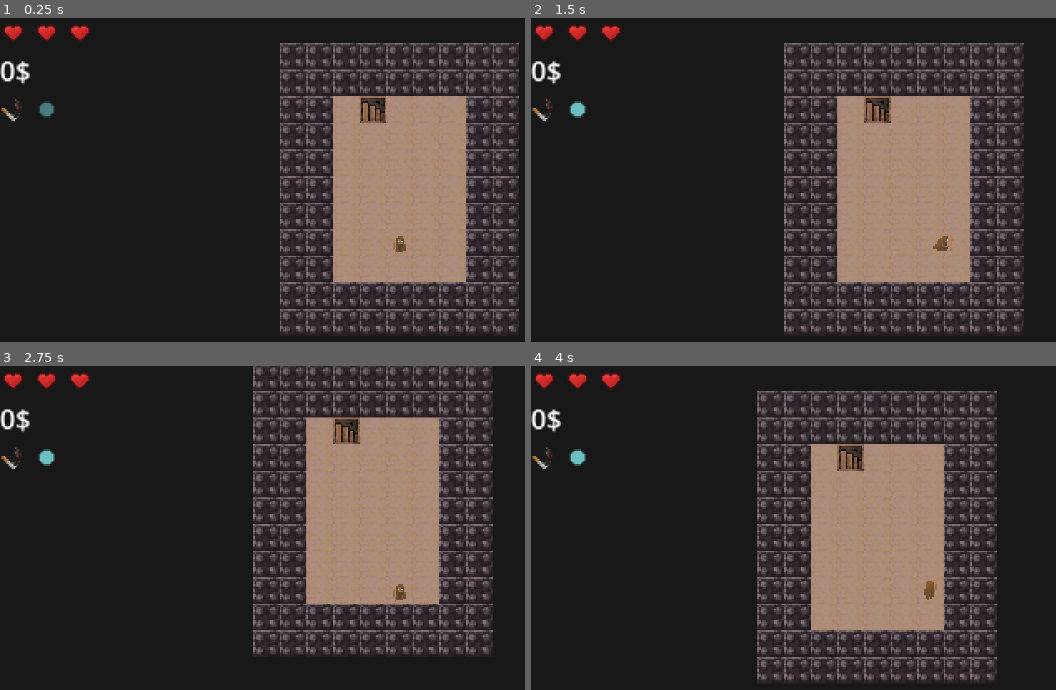
Above: before the commit, frames 1-4 (two rows, left to right).
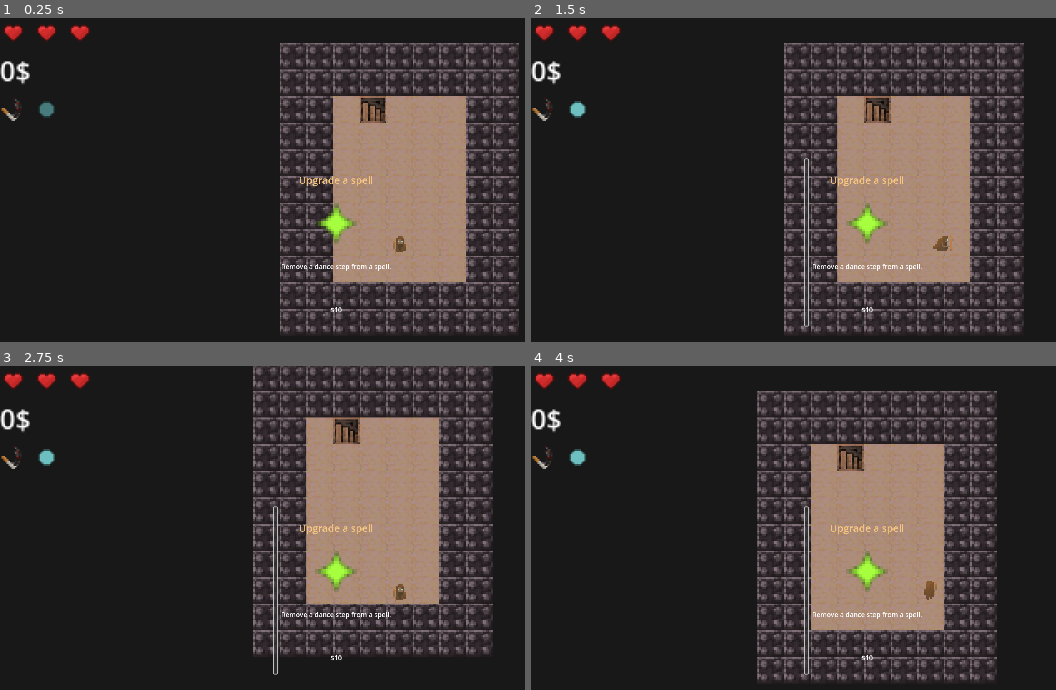
Above: after the commit, the same moments.

Repository: beppep/newDanceMage
Game: Godot game, scene res://main scene.tscn
The game is run twice, just before and just after one commit, with the same random seed, the same clock (stepped at 60 frames per second) and the same inputs.
Inputs (mouse positions are in pixels of both pictures, inside the frame that each line leads up to):
- Up to frame 1 (0.25 s): no input
- Up to frame 2 (1.5 s): click (804, 241) at 0.52 s; tap Enter at 1.25 s; hold Right (move_right) from 1.28 s (still down); tap Space (move_nowhere) at 1.35 s
- Up to frame 3 (2.75 s): tap Space (move_nowhere) at 2, 2.1 s; release Right (move_right) at 2.03 s; hold S (move_down) from 2.03 s (still down)
- Up to frame 4 (4 s): tap Enter at 2.75 s; release S (move_down) at 2.78 s; hold Right (move_right) 2.78-3.53 s; tap Space (move_nowhere) at 2.85, 3.5, 3.6 s; hold W (move_up) from 3.53 s (still down)

The runs differ from the first frame. In frame 1, 0.7% of the frame differs, in the area x 53-75%, y 48-91%; in frame 2, 0.9%; in frame 3, 0.9%, in the area x 52-75%, y 43-96%; in frame 4, 0.9%.

Commit message:
add upgrade spell

Diff:
--- a/main_ui.gd
+++ b/main_ui.gd
@@ -3,6 +3,7 @@
 @onready var player: Player = $"/root/World/Units/Player"
 @onready var health_container := $VBoxContainer/Health
 @onready var spell_container := $VBoxContainer/Spells
+@onready var upgrade_button := $Shop/UpgradeButton
 
 @onready var spell_card_scene := preload("res://scenes/spell_card.tscn")
 
@@ -15,6 +16,8 @@
 
 var arrow_textures
 var dark_arrow_textures
+
+var upgrade_cost = 10
 
 
 # Called when the node enters the scene tree for the first time.
@@ -53,6 +56,11 @@
 func remove_card_rewards():
 	for child in $CardRewards.get_children():
 		child.queue_free()
+
+func show_shop():
+	$Shop.show()
+func hide_shop():
+	$Shop.hide()
 
 
 func _on_health_changed():
@@ -96,3 +104,18 @@
 			arrow.expand_mode = TextureRect.EXPAND_KEEP_SIZE
 			arrow.stretch_mode = TextureRect.STRETCH_KEEP_ASPECT_CENTERED
 			spell_HBox.add_child(arrow)
+
+
+func _on_upgrade_button_pressed() -> void:
+	if player.coins >= upgrade_cost:
+		var possible_upgrades = []
+		for i in range(len(player.spell_book)):
+			if len(player.recipe_book[i])>1:
+				possible_upgrades.append(i)
+		if possible_upgrades:
+			player.coins -= upgrade_cost
+			var upgraded_i = possible_upgrades.pick_random()
+			var removed_arrow = randi() % player.recipe_book[upgraded_i].size()
+			player.recipe_book[upgraded_i].pop_at(removed_arrow)
+			_on_spells_changed()
+			_on_health_changed()
--- a/main_ui.tscn
+++ b/main_ui.tscn
@@ -1,6 +1,11 @@
-[gd_scene load_steps=2 format=3 uid="uid://b1r37xlv72lnf"]
+[gd_scene load_steps=4 format=3 uid="uid://b1r37xlv72lnf"]
 
 [ext_resource type="Script" uid="uid://d2rswpfdl28b2" path="res://main_ui.gd" id="1_2ppmm"]
+[ext_resource type="Texture2D" uid="uid://inwjj0lddvkd" path="res://assets/sprites/units/crystal.png" id="2_w37m7"]
+
+[sub_resource type="LabelSettings" id="LabelSettings_ktt6o"]
+font_size = 24
+font_color = Color(0.97593325, 0.78164965, 0.49972385, 1)
 
 [node name="CanvasLayer" type="CanvasLayer"]
 script = ExtResource("1_2ppmm")
@@ -27,3 +32,56 @@
 offset_bottom = 200.0
 grow_horizontal = 2
 grow_vertical = 2
+
+[node name="Shop" type="HBoxContainer" parent="."]
+anchors_preset = 8
+anchor_left = 0.5
+anchor_top = 0.5
+anchor_right = 0.5
+anchor_bottom = 0.5
+offset_left = -302.0
+offset_top = -200.0
+offset_right = 302.0
+offset_bottom = 200.0
+grow_horizontal = 2
+grow_vertical = 2
+
+[node name="UpgradeButton" type="Button" parent="Shop"]
+layout_mode = 2
+
+[node name="VBoxContainer" type="VBoxContainer" parent="Shop/UpgradeButton"]
+layout_mode = 0
+offset_right = 300.0
+offset_bottom = 400.0
+
+[node name="title" type="Label" parent="Shop/UpgradeButton/VBoxContainer"]
+custom_minimum_size = Vector2(100, 100)
+layout_mode = 2
+text = "Upgrade a spell"
+label_settings = SubResource("LabelSettings_ktt6o")
+horizontal_alignment = 1
+vertical_alignment = 1
+
+[node name="TextureRect" type="TextureRect" parent="Shop/UpgradeButton/VBoxContainer"]
+custom_minimum_size = Vector2(100, 100)
+layout_mode = 2
+size_flags_horizontal = 4
+texture = ExtResource("2_w37m7")
+
+[node name="description" type="Label" parent="Shop/UpgradeButton/VBoxContainer"]
+custom_minimum_size = Vector2(100, 100)
+layout_mode = 2
+text = "Remove a dance step from a spell."
+horizontal_alignment = 1
+vertical_alignment = 1
+autowrap_mode = 2
+
+[node name="cost" type="Label" parent="Shop/UpgradeButton/VBoxContainer"]
+custom_minimum_size = Vector2(100, 100)
+layout_mode = 2
+text = "$10"
+horizontal_alignment = 1
+vertical_alignment = 1
+autowrap_mode = 2
+
+[connection signal="pressed" from="Shop/UpgradeButton" to="." method="_on_upgrade_button_pressed"]
--- a/scenes/units/Trader.tscn
+++ b/scenes/units/Trader.tscn
@@ -1,10 +1,19 @@
-[gd_scene load_steps=4 format=3 uid="uid://bxehkube4ivrn"]
+[gd_scene load_steps=5 format=3 uid="uid://bxehkube4ivrn"]
 
 [ext_resource type="Script" uid="uid://dl35rf8vdg0w7" path="res://scenes/units/trader.gd" id="1_4t5fr"]
 [ext_resource type="Texture2D" uid="uid://c564di1iinqor" path="res://assets/sprites/units/table.png" id="2_4t5fr"]
+[ext_resource type="Texture2D" uid="uid://25bu774w5d4j" path="res://assets/sprites/units/dead_table.png" id="2_l8hlf"]
 
 [sub_resource type="SpriteFrames" id="SpriteFrames_wmx41"]
 animations = [{
+"frames": [{
+"duration": 1.0,
+"texture": ExtResource("2_l8hlf")
+}],
+"loop": true,
+"name": &"dead",
+"speed": 5.0
+}, {
 "frames": [{
 "duration": 1.0,
 "texture": ExtResource("2_4t5fr")
--- a/scenes/units/trader.gd
+++ b/scenes/units/trader.gd
@@ -1 +1,11 @@
 extends Unit
+
+func _process(_delta: float) -> void:
+	if world.units.get_unit_at(location + Vector2i(0,1)) == world.player:
+		world.get_node("MainUI").show_shop()
+	else:
+		world.get_node("MainUI").hide_shop()
+
+
+func die():
+	$AnimatedSprite2D.play("dead")
--- a/scripts/main_scene.gd
+++ b/scripts/main_scene.gd
@@ -4,9 +4,9 @@
 const TILE_SIZE = 16
 
 @onready var units: Units = $Units
-@onready var wall_tilemap = $TileMapLayerWalls
-@onready var floor_tilemap = $TileMapLayerFloor
-@onready var ground_tilemap = $TileMapLayerGround
+@onready var wall_tilemap : TileMapLayer = $TileMapLayerWalls
+@onready var floor_tilemap : TileMapLayer = $TileMapLayerFloor
+@onready var ground_tilemap : TileMapLayer = $TileMapLayerGround
 @onready var player: Player = units.get_node("Player")
 @onready var particles: Particle_spawner = $Particles
 var current_floor = 1
--- a/scripts/unit.gd
+++ b/scripts/unit.gd
@@ -6,7 +6,7 @@
 const FROZEN_SPRITE = preload("res://assets/sprites/particles/front_ice.png")
 
 @onready var anim: AnimatedSprite2D = $AnimatedSprite2D
-@onready var world = get_tree().current_scene
+@onready var world : World = get_tree().current_scene
 
 var fatness = Vector2i(1,1)
 var tween: Tween
@@ -92,6 +92,5 @@
 func die():
 	print(name, " died a horrible death.")
 	queue_free()
-	var p = Particles.new()
-	add_child(p)
-	p.make_particle_cloud_at(World.loc_to_pos(location), "smoke")
+	world.particles.make_cloud(location, "smoke")
+	world.floor_tilemap.set_cell(location, 2, Vector2i(0,0))
--- a/scripts/units/troll.gd
+++ b/scripts/units/troll.gd
@@ -9,7 +9,4 @@
 	return target_with_offsets(CARDINAL_DIRECTIONS)
 
 func perform_attack_effects():
-
-	var p = Particles.new()
-	add_child(p)
-	p.make_particle_cloud_at(World.loc_to_pos(location + attack_offsets[-1]), "smoke")
+	world.particles.make_cloud(location+ attack_offsets[-1], "smoke")
Binary file added: assets/sprites/units/dead_table.png
